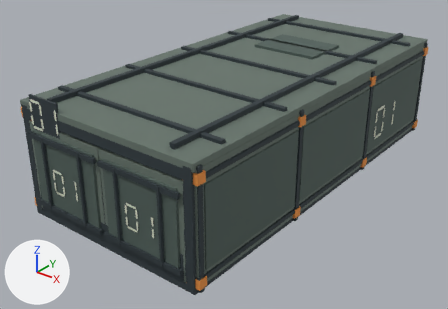
What one commit did to the glTF model assets/hover-tank/containers/mork_container_low_empty.glb.
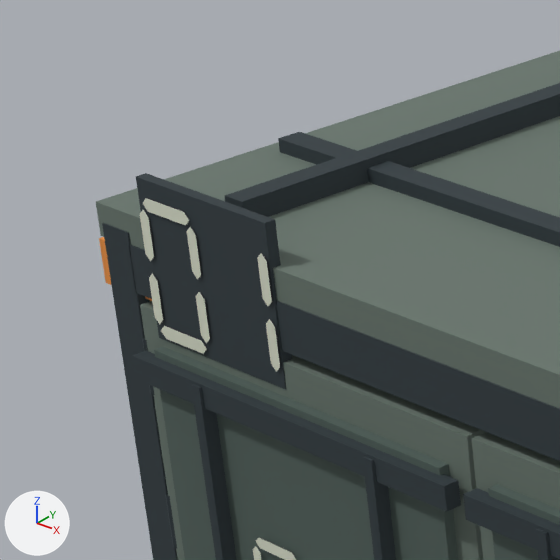
Old and new are each drawn whole from a 50 mm camera at (12.93, -17.82, 11.12) aimed at (-0.35, -1.23, 0.83) and again close up on the part from 0% to 26% of the width and 19% to 56% of the height. The axes (+X, +Y, +Z) are drawn at lower left. The lights are the same throughout. The older version's two pictures come first. Where no turn or scale is listed for an object, it has been applied to the vertices. Vertices at exactly the same position are counted once.

Names of what the first close-up shows: 'Geometry_DOOR_01_L_Container game / vertex palette', 'Geometry_DOOR_01_R_Container game / vertex palette', 'Geometry_ROOF_01_Container game / vertex palette', 'Geometry_SHELL_01_Container game / vertex palette'.
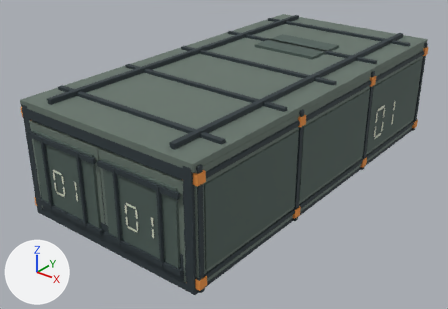
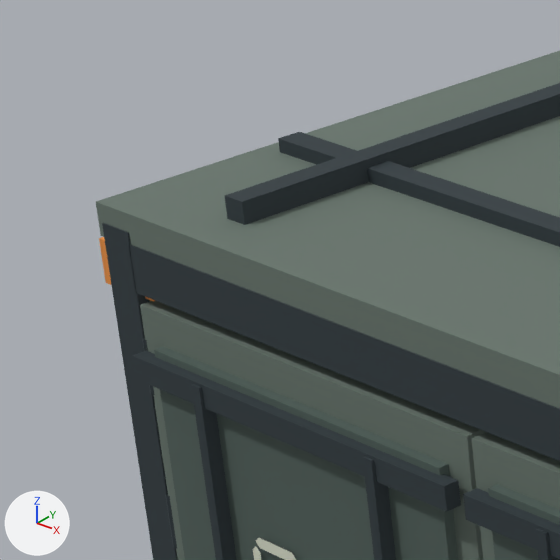
The change, as a diff of the scene's bpy script:
```diff
--- a/assets/hover-tank/containers/mork_container_low_empty.glb.py
+++ b/assets/hover-tank/containers/mork_container_low_empty.glb.py
@@ me_cube_078 @@
 # used by ob_geometry_shell_01_container_game___vertex_palette; location = (0.0, 0.0, 0.115)
-me_cube_078.from_pydata(...)  # 592 vertices, 768 faces; spans x -3.73..3.73, y -7.49..7.45, z -0.12..4.3
+me_cube_078.from_pydata(...)  # 536 vertices, 724 faces; spans x -3.73..3.73, y -7.46..7.45, z -0.12..3.88
+# me_cube_078 part 1: 9 loose pieces with 56 vertices, spanning x -3.09..-1.77, y -7.49..-7.39, z 3.17..4.3, are deleted
 me_cube_078.materials.append(mat_container_game___vertex_palette)
```

Location of each change, (x1, y1, x2, y2) in pixels of the close-ups (560 x 560 px):
'Geometry_SHELL_01_Container game / vertex palette', reshaped
    before: (99, 173, 560, 560)
    after: (99, 223, 560, 560)
part 1 of me_cube_078, deleted
    before: (136, 173, 292, 389)
